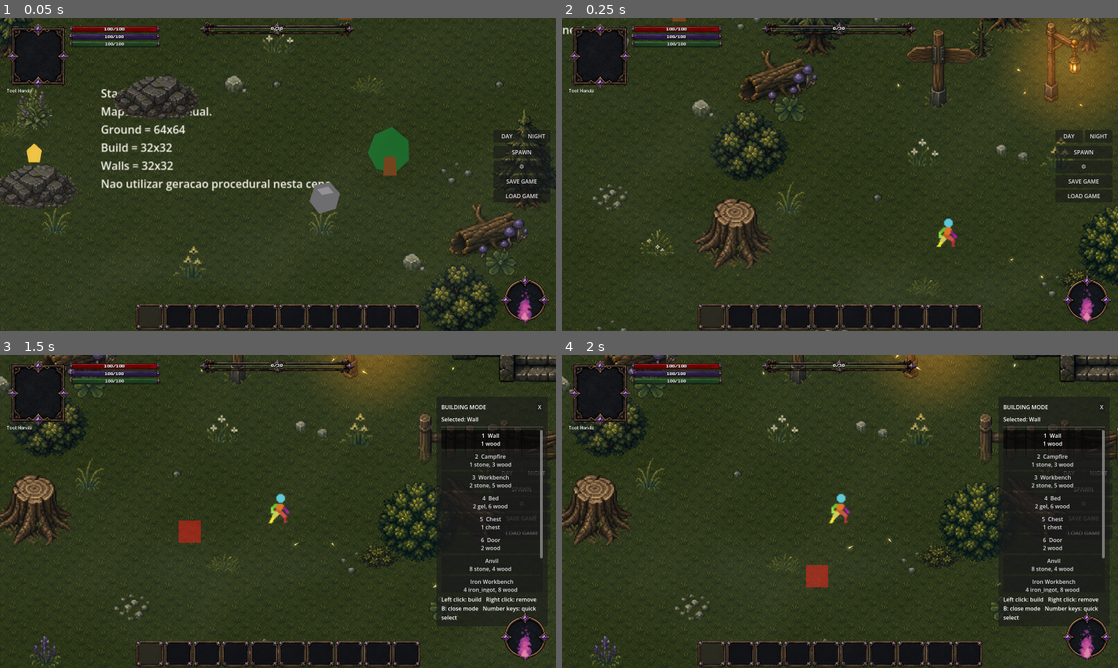
Above: before the commit, frames 1-4 (two rows, left to right).
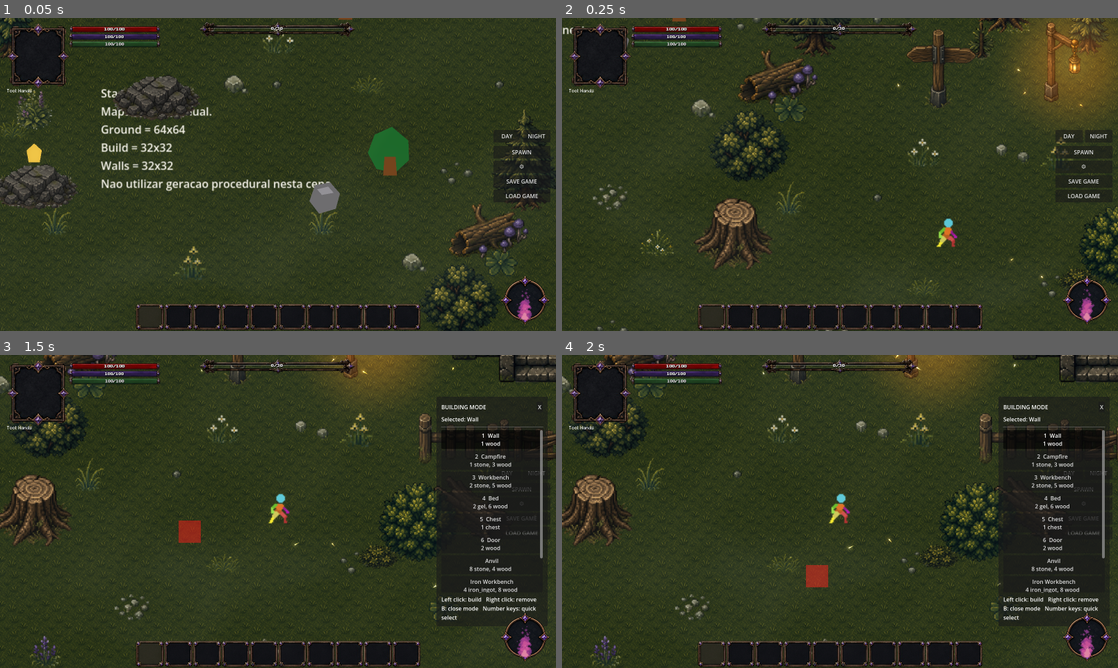
Above: after the commit, the same moments.

Repository: ramonsamagaio/Oathwake-Main
Game: Godot game, scene res://scenes/game/Game.tscn
Same seed, same stepped clock (60 frames per second), same inputs: the game is played once before the commit and once after it. This scene is started directly instead of the project's main scene.
Inputs (mouse positions are in pixels of both pictures, inside the frame that each line leads up to):
- Up to frame 1 (0.05 s): no input
- Up to frame 2 (0.25 s): no input
- Up to frame 3 (1.5 s): tap Enter at 0.5 s; move the mouse to (400, 495) at 0.52 s; hold D 0.53-1.25 s; tap B at 0.6 s; click (400, 495) at 0.67 s; tap Space at 0.77 s; drag from (166, 527) to (250, 574) at 1.27 s
- Up to frame 4 (2 s): no input

The runs differ from the first frame. In frame 1, 0.3% of the frame differs, in the area x 3-90%, y 22-100%; in frame 2, 0.2%; in frame 3, 0.2%; in frame 4, 0.3%, in the area x 1-80%, y 15-68%.

Commit message:
Preserve active frame identity while rendering profile masks

Diff:
--- a/scripts/effects/ProfiledProjectedShadow.gd
+++ b/scripts/effects/ProfiledProjectedShadow.gd
@@ -4,9 +4,12 @@
 const ShadowProfiles := preload("res://scripts/effects/ShadowProfileLibrary.gd")
 const PROJECTION_MODE := "universal_shadow_profile"
 
+var _profile_mask_texture: Texture2D
+
 
 func _apply_animated_sprite(source: AnimatedSprite2D) -> void:
 	if _should_use_legacy_silhouette():
+		_profile_mask_texture = null
 		super._apply_animated_sprite(source)
 		return
 	if source.sprite_frames == null or not source.sprite_frames.has_animation(source.animation):
@@ -27,14 +30,20 @@
 		source.offset,
 		_source_to_target_transform(source)
 	)
+	# Keep the invisible canonical node tied to the authored frame for diagnostics,
+	# editor inspection and backwards-compatible source metadata. The shared
+	# compositor still receives only the universal mask stored separately above.
+	texture = frame_texture
+	set_meta("shadow_opaque_rect", _get_opaque_pixel_rect(frame_texture))
 	set_meta("shadow_source_kind", "AnimatedSprite2D")
 	set_meta("shadow_source_animation", source.animation)
 	set_meta("shadow_source_frame", frame_index)
-	set_meta("shadow_source_frame_isolated", false)
+	set_meta("shadow_source_frame_isolated", frame_texture is not AtlasTexture)
 
 
 func _apply_sprite(source: Sprite2D) -> void:
 	if _should_use_legacy_silhouette():
+		_profile_mask_texture = null
 		super._apply_sprite(source)
 		return
 	var frame_texture := _resolve_sprite_texture(source)
@@ -47,9 +56,11 @@
 		source.offset,
 		_source_to_target_transform(source)
 	)
+	texture = frame_texture
+	set_meta("shadow_opaque_rect", _get_opaque_pixel_rect(frame_texture))
 	set_meta("shadow_source_kind", "Sprite2D")
 	set_meta("shadow_source_frame", source.frame)
-	set_meta("shadow_source_frame_isolated", false)
+	set_meta("shadow_source_frame_isolated", frame_texture is not AtlasTexture)
 
 
 func _apply_texture_rect(
@@ -62,6 +73,7 @@
 	relative_transform: Transform2D
 ) -> void:
 	if _should_use_legacy_silhouette():
+		_profile_mask_texture = null
 		super._apply_texture_rect(
 			frame_texture,
 			frame_size,
@@ -73,10 +85,13 @@
 		)
 		return
 	_apply_profile_projection(frame_size, centered, sprite_offset, relative_transform)
+	texture = frame_texture
+	set_meta("shadow_opaque_rect", _get_opaque_pixel_rect(frame_texture))
 
 
 func _apply_polygon(source: Polygon2D) -> void:
 	if _should_use_legacy_silhouette():
+		_profile_mask_texture = null
 		super._apply_polygon(source)
 		return
 	if source.polygon.is_empty():
@@ -91,6 +106,9 @@
 		bounds.get_center(),
 		_source_to_target_transform(source)
 	)
+	# Polygon fallbacks have no authored frame texture, so the canonical node may
+	# safely keep the profile mask as its non-null source identity.
+	texture = _profile_mask_texture
 	set_meta("shadow_source_kind", "Polygon2D")
 
 
@@ -107,6 +125,7 @@
 	if mask_texture == null:
 		_clear_visual()
 		return
+	_profile_mask_texture = mask_texture
 
 	var contact := _foot_offset
 	if not contact.is_finite():
@@ -187,8 +206,18 @@
 	super._sync_render_proxy()
 	if _render_proxy == null or not is_instance_valid(_render_proxy):
 		return
+	var uses_legacy := _should_use_legacy_silhouette()
+	if not uses_legacy and _profile_mask_texture != null:
+		_render_proxy.texture = _profile_mask_texture
+		_render_proxy.set_meta("shadow_profile_mask", true)
+		_render_proxy.set_meta("shadow_active_frame_texture_isolated", false)
 	_render_proxy.texture_filter = (
 		CanvasItem.TEXTURE_FILTER_NEAREST
-		if _should_use_legacy_silhouette()
+		if uses_legacy
 		else CanvasItem.TEXTURE_FILTER_LINEAR
 	)
+
+
+func _clear_visual() -> void:
+	_profile_mask_texture = null
+	super._clear_visual()
